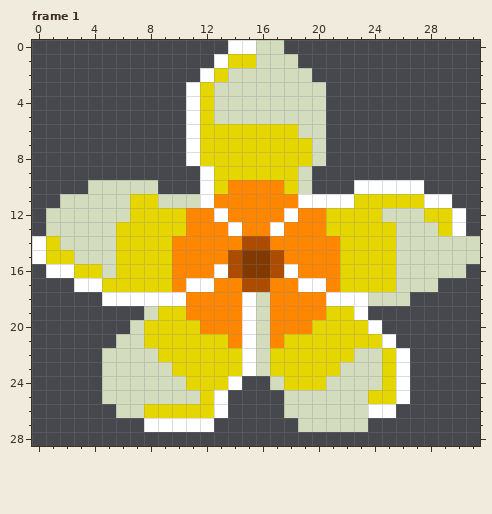
Two states of a pixel-art file, The Fallen Guardian/Assets/Art/Environment/Beach/Flower/Beach_Flower_Plumeria.aseprite. The first picture shows the starting point.
32x32 pixels, 1 frame. Shown: frame 1. The old version is drawn lined up with the new one, on the new canvas. The commit also changed other frames, which this record leaves out.
After the commit:
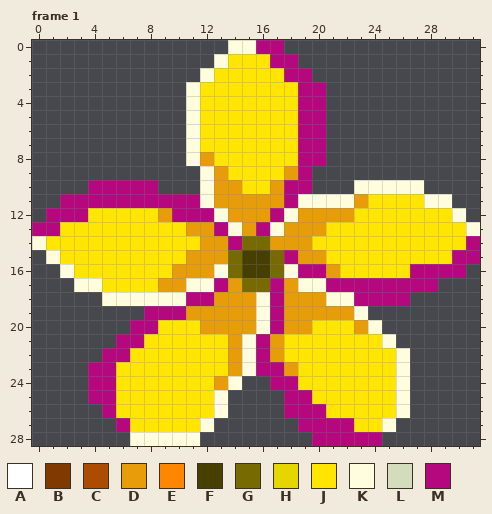
Palette (. is transparent): A #ffffff  B #803900  C #ab4c00  D #e79d0a  E #ff8700  F #463f00  G #776a00  H #e5d600  J #ffe500  K #fffddd  L #d4dcbe  M #b6087e
From the commit log: Added 6 Flowers 3 buffs out of 6 working
From old to new:
canvas 32x32 -> 32x29, the old top-left corner now at 0,-2 (the part of the old canvas that was cut away was empty and is not shown)
--- frame 1
@@ x 0..31 @@
- 0 ..............AALL..............
- 1 .............AHHLLL.............
- 2 ............AHLLLLLL............
- 3 ...........AHLLLLLLLL...........
- 4 ...........AHLLLLLLLL...........
- 5 ...........AHLLLLLLLL...........
- 6 ...........AHHHHHHHLL...........
- 7 ...........AHHHHHHHHL...........
- 8 ...........AHHHHHHHHL...........
- 9 ............AHHHHHHL............
-10 ....LLLLL...AHEEEEHL...AAAAA....
-11 ..LLLLLHHLLLAEEEEEEAAAAHHHHHAA..
-12 .LLLLLLHHHHEEAEEEEAEEHHHHLLLHHA.
-13 .LLLLLHHHHHEEEAEEAEEEHHHHHLLLHA.
-14 AHLLLLHHHHEEEEECCEEEEEHHHHLLLLLL
-15 AHHLLLHHHHEEEECBBCEEEEHHHHLLLLLL
-16 .AAHHLHHHHEEEACBBCAEEEHHHHLLLLL.
-17 ...AAHHHHHEAAEECCEEAAEHHHHLLL...
-18 .....AAAAAAEEEEALEEEEAAALLL.....
-19 ........LHHEEEEALEEEEHHA........
-20 .......LHHHHEEEALEEEHHHHA.......
-21 ......LLHHHHHHEALEHHHHHHHA......
-22 .....LLLLHHHHHHALHHHHHHLLHA.....
-23 .....LLLLLHHHHHALHHHHHLLLHA.....
-24 .....LLLLLLHHHA..LHHHLLLLHA.....
-25 .....LLLLLLLHA....LLLLLLHHA.....
-26 ......LLHHHHHA....LLLLLLAA......
-27 ........AAAAA......LLLLL........
-28 ................................
+ 0 ..............KKMM..............
+ 1 .............KJJJMM.............
+ 2 ............KJJJJJMM............
+ 3 ...........KJJJJJJJMM...........
+ 4 ...........KJJJJJJJMM...........
+ 5 ...........KJJJJJJJMM...........
+ 6 ...........KJJJJJJJMM...........
+ 7 ...........KJJJJJJJMM...........
+ 8 ...........KDJJJJJJMM...........
+ 9 ............KDJJJJDM............
+10 ....MMMMM...KDDJJDMM...KKKKK....
+11 ..MMMMMMMMMMKDDDDDMKKKKDJJJJKK..
+12 .MMMJJJJJDMMMKDDDMKDDDDJJJJJJJK.
+13 MMJJJJJJJJJDDMKDMKDDDJJJJJJJJJJK
+14 KJJJJJJJJJJJDDMGGDDDJJJJJJJJJJJM
+15 .KJJJJJJJJJDDDGFFGMDDJJJJJJJJJMM
+16 ..KJJJJJJJDDDKGFFGKMMDJJJJJMMMM.
+17 ...KKJJJJDDKKMDGGMDKKMMMMMMMM...
+18 .....KKKKKKMMDDDKMDDDKKMMMM.....
+19 ........MMMDDDDDKMDDDDDK........
+20 .......MMJJJDDDDKMDDJJJDK.......
+21 ......MMJJJJJJDKMDJJJJJJJK......
+22 .....MMJJJJJJJDKMDJJJJJJJJK.....
+23 ....MMJJJJJJJJDKMMDJJJJJJJK.....
+24 ....MMJJJJJJJDK..MMJJJJJJJK.....
+25 ....MMJJJJJJJK....MMJJJJJJK.....
+26 .....MJJJJJJJK....MMMJJJJJK.....
+27 ......MJJJJJK......MMMMJJK......
+28 .......KKKKK........MMMMM.......
Changed places in both pictures, as pixel boxes (x1, y1, x2, y2):
changed: (32, 40, 480, 446)
